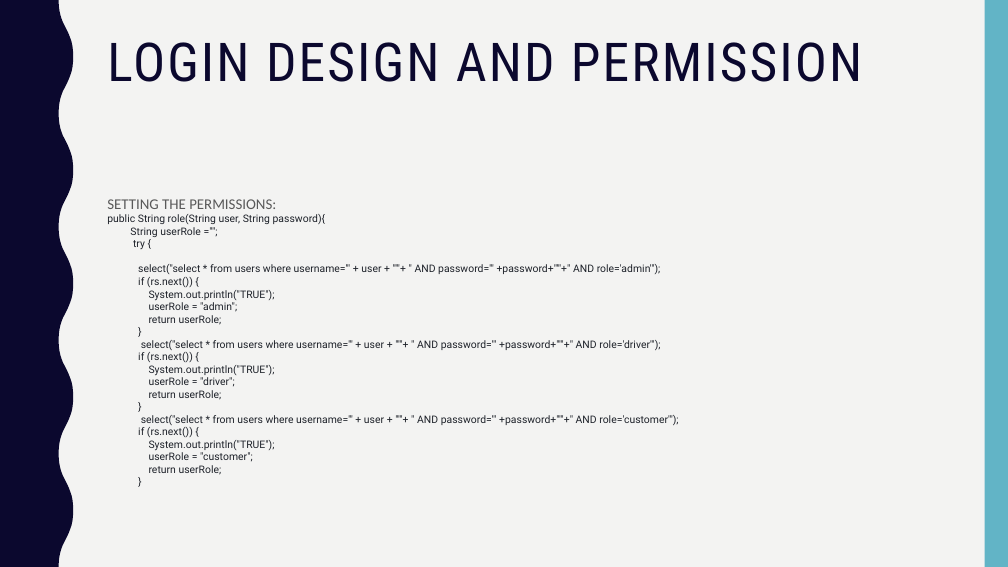
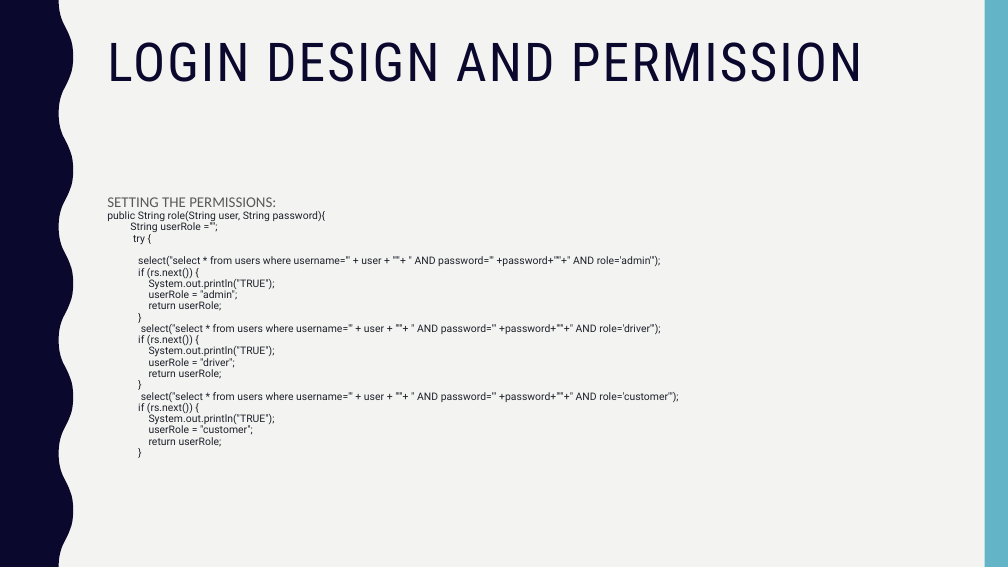
Before and after one commit to george98788/Enterprise-systems-development, a slide deck: slide 10 of Group 10 Sprint_1.pptx. Drawn at 1008x567 pixels with LibreOffice and Linux fonts; fonts in the diff are those of the drawing. Boxes give left, top, right and bottom in pixels: in the first picture for what was removed or moved away, otherwise in the second. Text is boxed around its words. In the diff, an @@ line names an element or a change of style, - is before the commit and + after.

```diff
--- a/Group 10 Sprint_1.pptx
+++ b/Group 10 Sprint_1.pptx
@@ text "SETTING THE PERMISSIONS:" at bbox=[107, 197, 678, 447]: line spacing 1.1 to 1; line spacing 1 to 0.9 @@
```
Also in this commit, not shown: 2 other slides changed.
